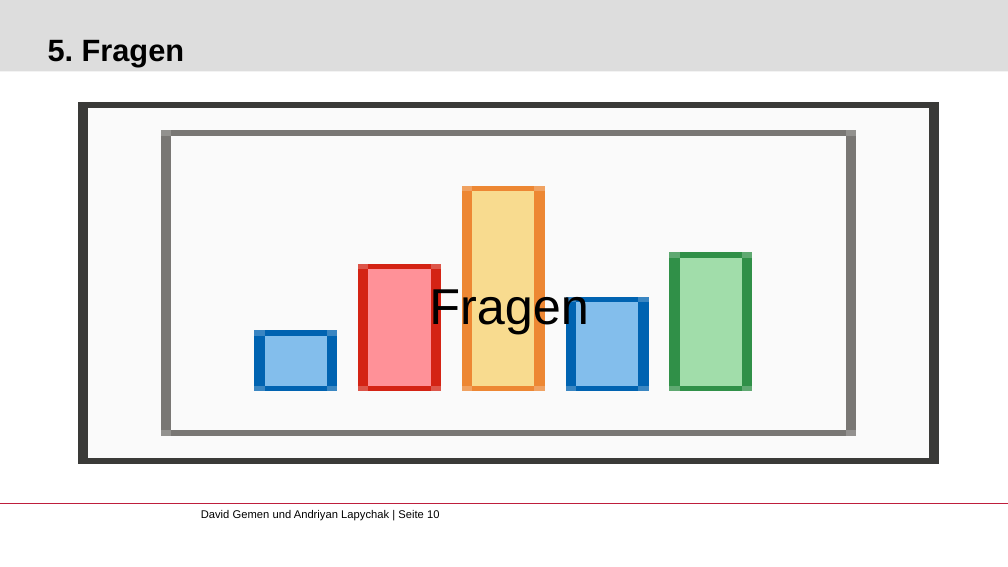
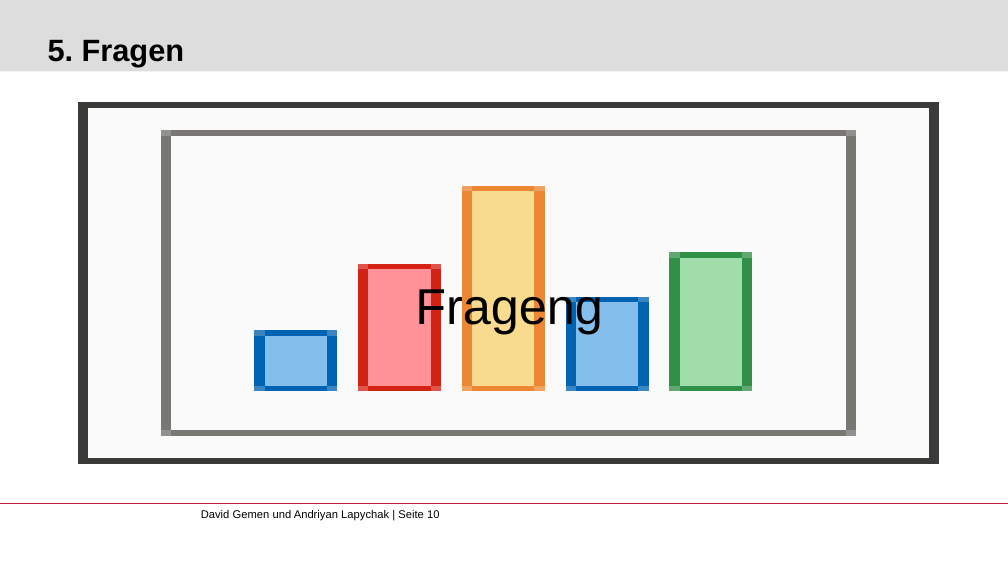
Before and after one commit to gemdav/Programmieren-1-Tutorium, a slide deck: slide 10 of slides/07_polymorphism_equals_toString_pbv_pbr.pptx. Drawn at 1008x567 pixels with LibreOffice and Linux fonts; fonts in the diff are those of the drawing; background and template pictures are left out. Boxes give left, top, right and bottom in pixels: in the first picture for what was removed or moved away, otherwise in the second. Text is boxed around its words. In the diff, an @@ line names an element or a change of style, - is before the commit and + after.

```diff
--- a/slides/07_polymorphism_equals_toString_pbv_pbr.pptx
+++ b/slides/07_polymorphism_equals_toString_pbv_pbr.pptx
@@ text at box(415, 284, 603, 334): text changed @@
-Fragen
+Frageng
```
Also in this commit, not shown: 2 other slides changed, 11 other files.
